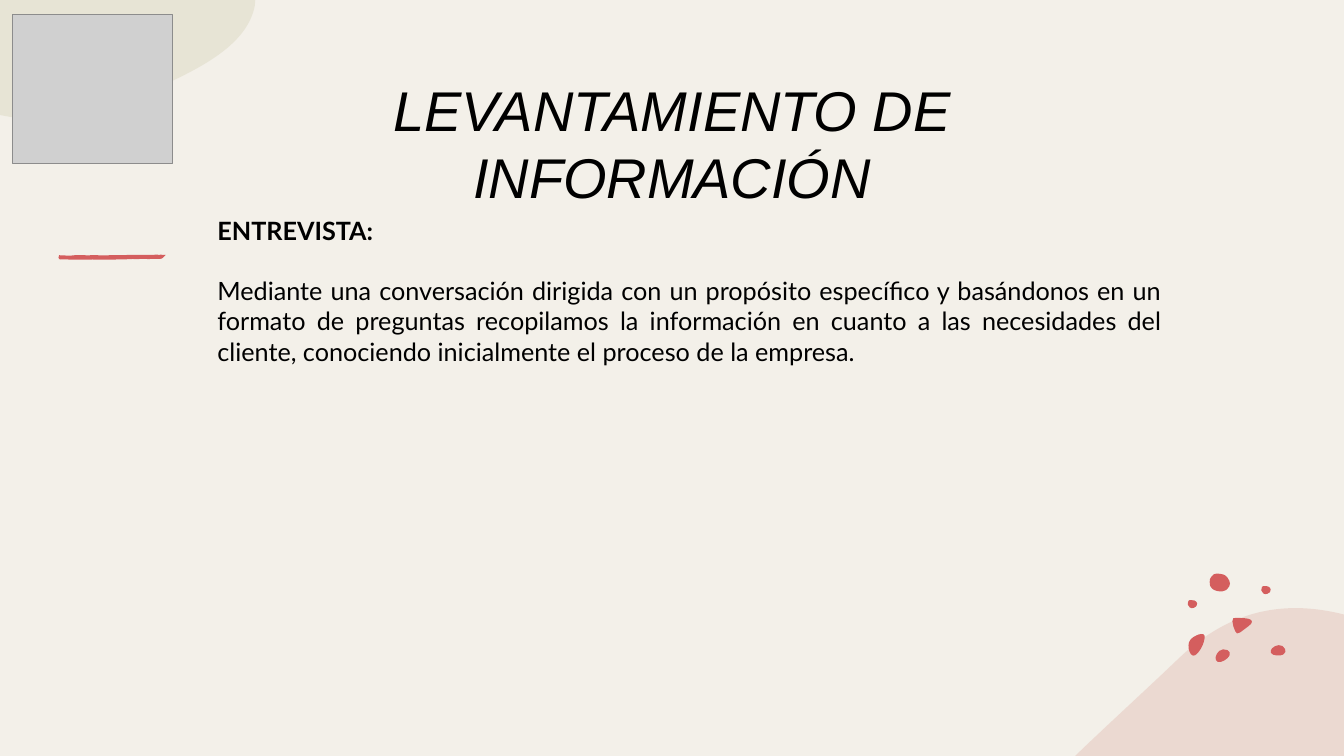
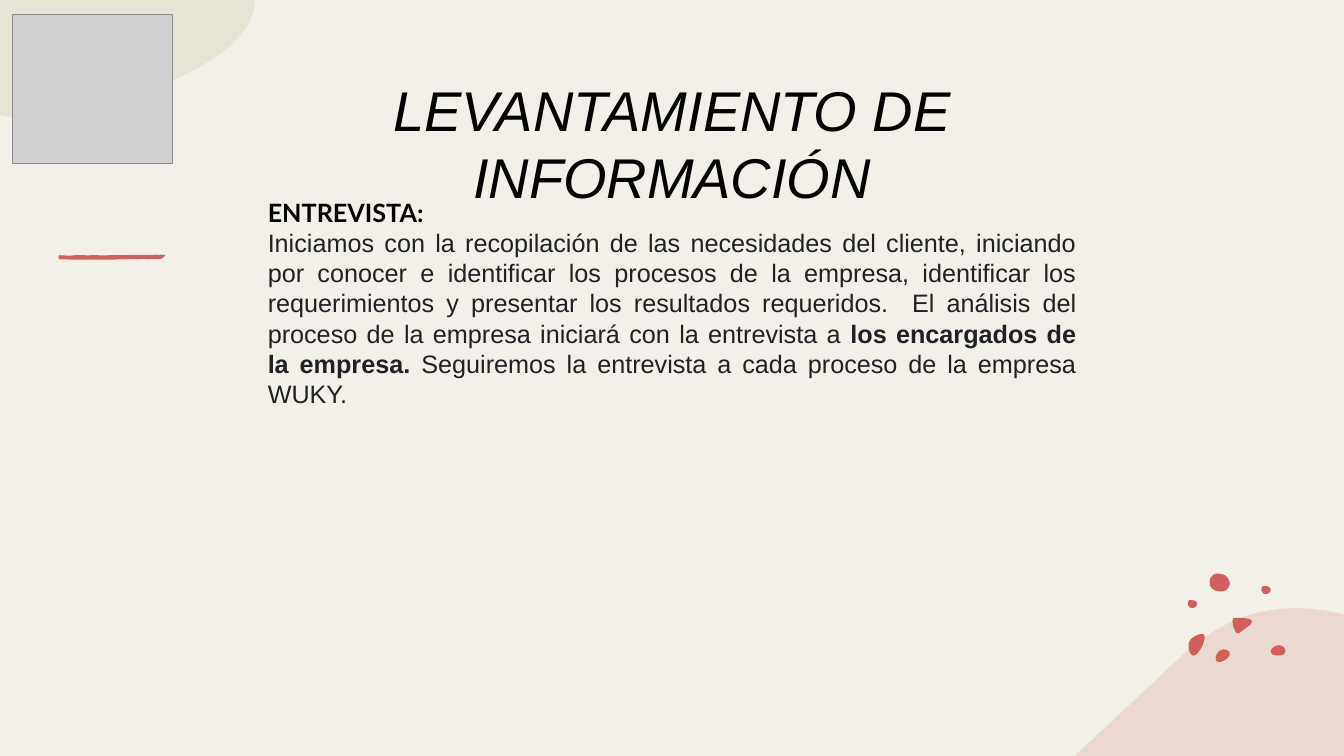
Before and after one commit to huertas-santiago/WebWuky, a slide deck: slide 8 of PRESENTACIONES/Presentacion de Proyecto_WUKY.pptx. Drawn at 1344x756 pixels with LibreOffice and Linux fonts; fonts in the diff are those of the drawing; grey boxes stand for pictures. Boxes give left, top, right and bottom in pixels: in the first picture for what was removed or moved away, otherwise in the second. Text is boxed around its words. In the diff, an @@ line names an element or a change of style, - is before the commit and + after.

```diff
--- a/PRESENTACIONES/Presentacion de Proyecto_WUKY.pptx
+++ b/PRESENTACIONES/Presentacion de Proyecto_WUKY.pptx
@@ text "ENTREVISTA:": place and size @@
-text "ENTREVISTA:" at (217,221,1161,365)
+text "ENTREVISTA:" at (268,203,1077,404)
@@ text at (268,233,1077,404): text changed; font Lato to Arial; text colour #000000 to #202124 @@
-Mediante una conversación dirigida con un propósito específico y basándonos en un formato de preguntas recopilamos la información en cuanto a las necesidades del cliente, conociendo inicialmente el proceso de la empresa.
+Iniciamos con la recopilación de las necesidades del cliente, iniciando por conocer e identificar los procesos de la empresa, identificar los requerimientos y presentar los resultados requeridos. El análisis del proceso de la empresa iniciará con la entrevista a los encargados de la empresa. Seguiremos la entrevista a cada proceso de la empresa WUKY.
```
Also in this commit, not shown: 2 other slides changed.
